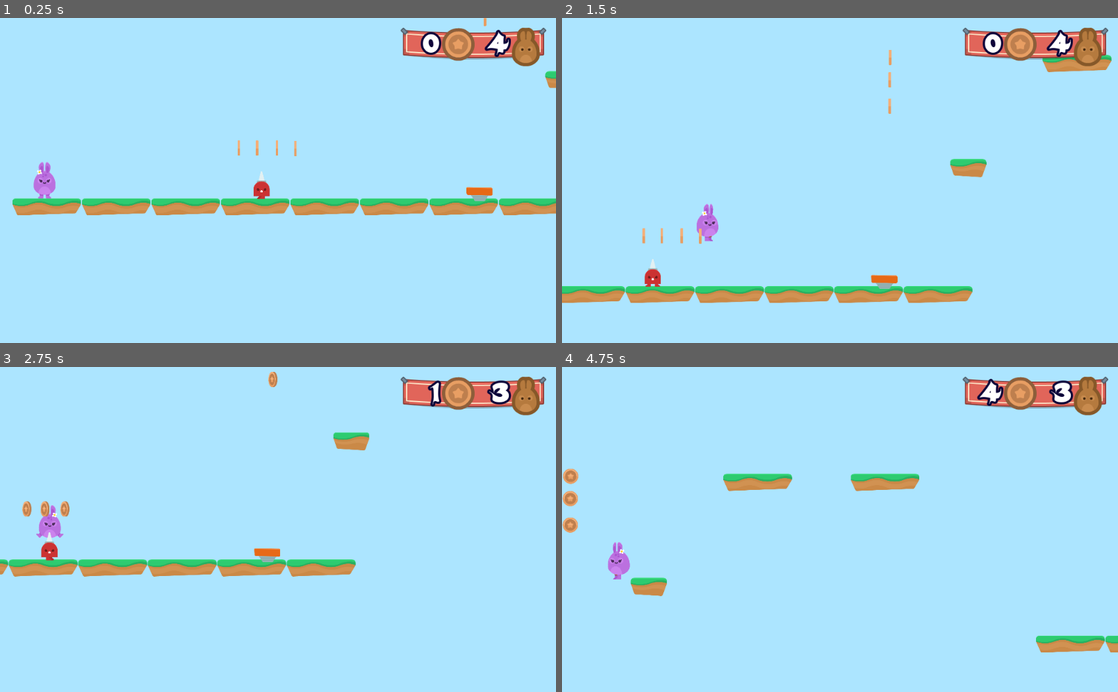
Above: before the commit, frames 1-4 (two rows, left to right).
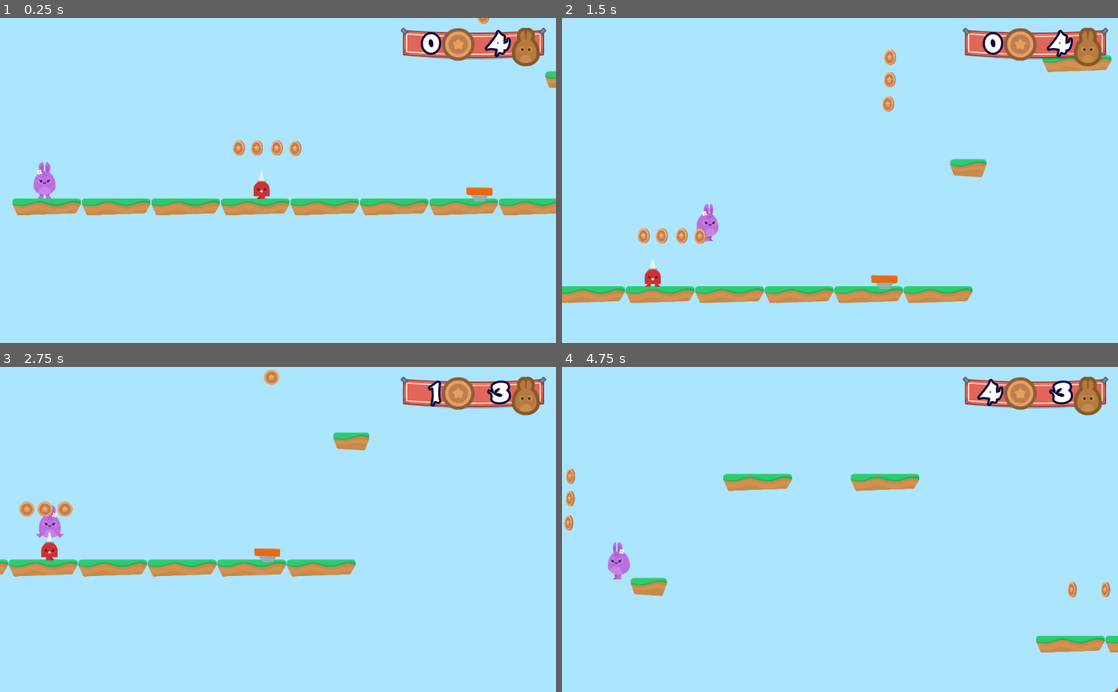
Above: after the commit, the same moments.

Repository: rtaibah/bunny-hop
Game: Godot game, scene res://Levels/Level1.tscn
Same seed, same stepped clock (60 frames per second), same inputs: the game is played once before the commit and once after it.
Inputs:
- Up to frame 1 (0.25 s): no input
- Up to frame 2 (1.5 s): hold D (right) from 0.53 s (still down); tap W (jump) at 0.77 s
- Up to frame 3 (2.75 s): tap W (jump) at 1.52 s; release D (right) at 2.03 s; hold A (left) from 2.03 s (still down)
- Up to frame 4 (4.75 s): release A (left) at 2.78 s; hold D (right) 2.78-4.28 s; tap W (jump) at 3.02, 3.77, 4.52 s; hold A (left) from 4.28 s (still down)

The runs differ from the first frame. In frame 1, 0.3% of the frame differs, in the area x 41-88%, y 0-43%; in frame 2, 0.5%, in the area x 13-61%, y 9-70%; in frame 3, 0.3%; in frame 4, 0.4%.

Commit message:
Level 1 Updates

Diff:
--- a/Items/Coin.tscn
+++ b/Items/Coin.tscn
@@ -20,7 +20,7 @@
 
 [sub_resource type="Animation" id=3]
 resource_name = "die"
-length = 0.5
+length = 0.41
 tracks/0/type = "value"
 tracks/0/path = NodePath(".:scale")
 tracks/0/interp = 1
@@ -28,7 +28,7 @@
 tracks/0/imported = false
 tracks/0/enabled = true
 tracks/0/keys = {
-"times": PoolRealArray( 0, 0.2, 0.5 ),
+"times": PoolRealArray( 0, 0.2, 0.4 ),
 "transitions": PoolRealArray( 1, 1, 1 ),
 "update": 0,
 "values": [ Vector2( 1, 1 ), Vector2( 1.5, 1.5 ), Vector2( 0.01, 0.01 ) ]
@@ -40,7 +40,7 @@
 tracks/1/imported = false
 tracks/1/enabled = true
 tracks/1/keys = {
-"times": PoolRealArray( 0.5 ),
+"times": PoolRealArray( 0.4 ),
 "transitions": PoolRealArray( 1 ),
 "values": [ {
 "args": [  ],
@@ -55,7 +55,7 @@
 position = Vector2( 0, -0.368713 )
 frames = SubResource( 1 )
 animation = "spin"
-frame = 1
+frame = 3
 playing = true
 
 [node name="Area2D" type="Area2D" parent="."]
--- a/Levels/Level1.tscn
+++ b/Levels/Level1.tscn
@@ -8,6 +8,7 @@
 [ext_resource path="res://GUI/GUI.tscn" type="PackedScene" id=7]
 [ext_resource path="res://Items/Coin.tscn" type="PackedScene" id=8]
 [ext_resource path="res://NPCs/Spikeman.tscn" type="PackedScene" id=9]
+[ext_resource path="res://NPCs/Cloud.tscn" type="PackedScene" id=10]
 
 [node name="Level1" type="Node2D"]
 position = Vector2( -1697.06, -203.646 )
@@ -22,7 +23,7 @@
 tile_set = ExtResource( 2 )
 collision_layer = 2
 format = 1
-tile_data = PoolIntArray( 458805, 2, 0, 458816, 2, 0, 1048621, 3, 0, 1376336, 2, 0, 1376342, 2, 0, 1835007, 2, 0, 1769477, 2, 0, 1769483, 2, 0, 1769489, 2, 0, 1769495, 2, 0, 1769501, 2, 0, 1769507, 2, 0, 1769513, 2, 0, 1769543, 2, 0, 1769549, 2, 0, 1769555, 2, 0, 1769561, 2, 0, 1769567, 2, 0 )
+tile_data = PoolIntArray( 458805, 2, 0, 458816, 2, 0, 786577, 2, 0, 786590, 2, 0, 786603, 2, 0, 786616, 2, 0, 786629, 2, 0, 1048621, 3, 0, 1048713, 2, 0, 1048781, 2, 0, 1376336, 2, 0, 1376342, 2, 0, 1376360, 3, 0, 1376384, 2, 0, 1573086, 2, 0, 1573092, 2, 0, 1573098, 2, 0, 1573104, 2, 0, 1573110, 2, 0, 1835007, 2, 0, 1769477, 2, 0, 1769483, 2, 0, 1769489, 2, 0, 1769495, 2, 0, 1769501, 2, 0, 1769507, 2, 0, 1769513, 2, 0, 1769543, 2, 0, 1769549, 2, 0, 1769555, 2, 0, 1769561, 2, 0, 1769567, 2, 0, 1769573, 2, 0, 1769579, 2, 0, 1769592, 2, 0, 2228397, 2, 0, 2228403, 2, 0 )
 
 [node name="Hazards" type="Node" parent="."]
 
@@ -47,12 +48,75 @@
 position = Vector2( 2572, 585.2 )
 
 [node name="Coin12" parent="Coins" instance=ExtResource( 8 )]
-position = Vector2( 2572, 731.2 )
+position = Vector2( 2564, 719.2 )
+
+[node name="Coin13" parent="Coins" instance=ExtResource( 8 )]
+position = Vector2( 5346, 1089.2 )
+
+[node name="Coin14" parent="Coins" instance=ExtResource( 8 )]
+position = Vector2( 5720.4, 1086 )
+
+[node name="Coin15" parent="Coins" instance=ExtResource( 8 )]
+position = Vector2( 5530, 1089.2 )
+
+[node name="Coin16" parent="Coins" instance=ExtResource( 8 )]
+position = Vector2( 7926, 1249.2 )
+
+[node name="Coin17" parent="Coins" instance=ExtResource( 8 )]
+position = Vector2( 8434, 991.2 )
+
+[node name="Coin18" parent="Coins" instance=ExtResource( 8 )]
+position = Vector2( 9022, 743.2 )
+
+[node name="Coin19" parent="Coins" instance=ExtResource( 8 )]
+position = Vector2( 9916, 535.2 )
+
+[node name="Coin20" parent="Coins" instance=ExtResource( 8 )]
+position = Vector2( 10778, 529.2 )
+
+[node name="Coin21" parent="Coins" instance=ExtResource( 8 )]
+position = Vector2( 11548, 911.2 )
+
+[node name="Coin22" parent="Coins" instance=ExtResource( 8 )]
+position = Vector2( 11548, 1063.2 )
+
+[node name="Coin23" parent="Coins" instance=ExtResource( 8 )]
+position = Vector2( 11548, 1215.2 )
+
+[node name="Coin24" parent="Coins" instance=ExtResource( 8 )]
+position = Vector2( 11542, 1361.2 )
+
+[node name="Coin25" parent="Coins" instance=ExtResource( 8 )]
+position = Vector2( 11538, 1501.2 )
+
+[node name="Coin26" parent="Coins" instance=ExtResource( 8 )]
+position = Vector2( 11536, 1651.2 )
+
+[node name="Coin27" parent="Coins" instance=ExtResource( 8 )]
+position = Vector2( 11532, 1805.2 )
+
+[node name="Coin28" parent="Coins" instance=ExtResource( 8 )]
+position = Vector2( 11227.2, 1987.2 )
+
+[node name="Coin29" parent="Coins" instance=ExtResource( 8 )]
+position = Vector2( 11347.2, 1988 )
+
+[node name="Coin30" parent="Coins" instance=ExtResource( 8 )]
+position = Vector2( 11689.6, 1988 )
+
+[node name="Coin31" parent="Coins" instance=ExtResource( 8 )]
+position = Vector2( 11833.6, 1984 )
+
+[node name="Coin32" parent="Coins" instance=ExtResource( 8 )]
+position = Vector2( 17113.6, 1648 )
 
 [node name="JumpPads" type="Node" parent="."]
 
 [node name="JumpPad" parent="JumpPads" instance=ExtResource( 5 )]
 position = Vector2( 2540.95, 1704.27 )
+
+[node name="JumpPad2" parent="JumpPads" instance=ExtResource( 5 )]
+position = Vector2( 11489.7, 2148.27 )
 
 [node name="BGM" type="AudioStreamPlayer" parent="."]
 stream = ExtResource( 4 )
@@ -65,3 +129,9 @@
 
 [node name="Spikeman" parent="NPCs" instance=ExtResource( 9 )]
 position = Vector2( 1362.51, 1654.42 )
+
+[node name="Spikeman2" parent="NPCs" instance=ExtResource( 9 )]
+position = Vector2( 5519.31, 1650.42 )
+
+[node name="Cloud" parent="." instance=ExtResource( 10 )]
+position = Vector2( 13260, 112 )
Not shown: 1 places in Levels/Level1.tscn that only renumber resources
